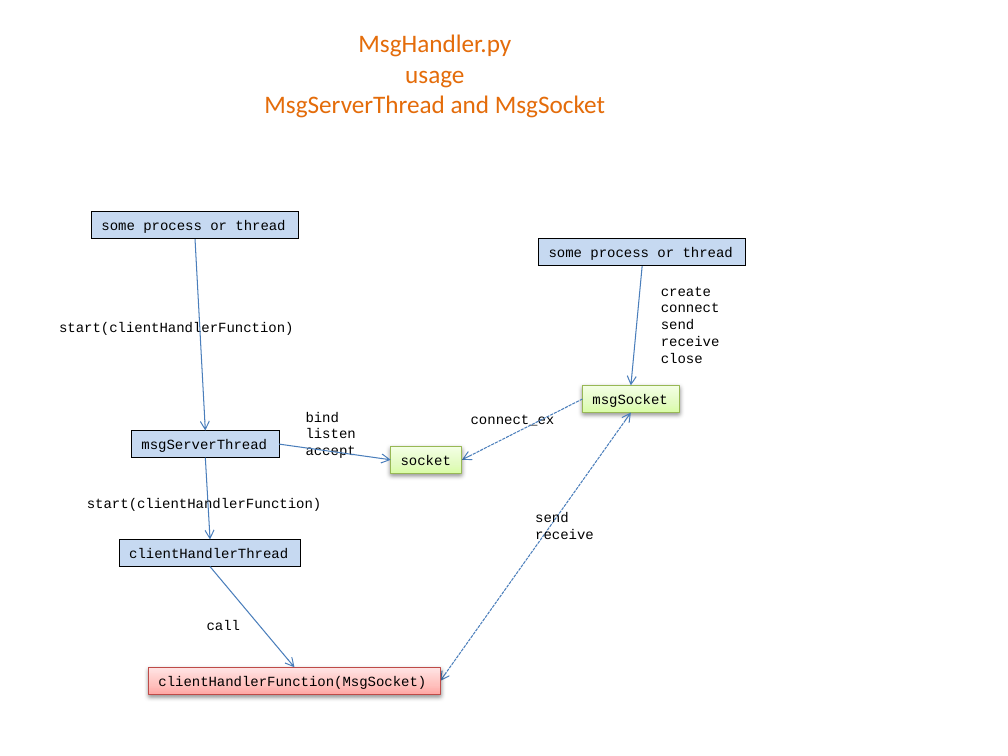
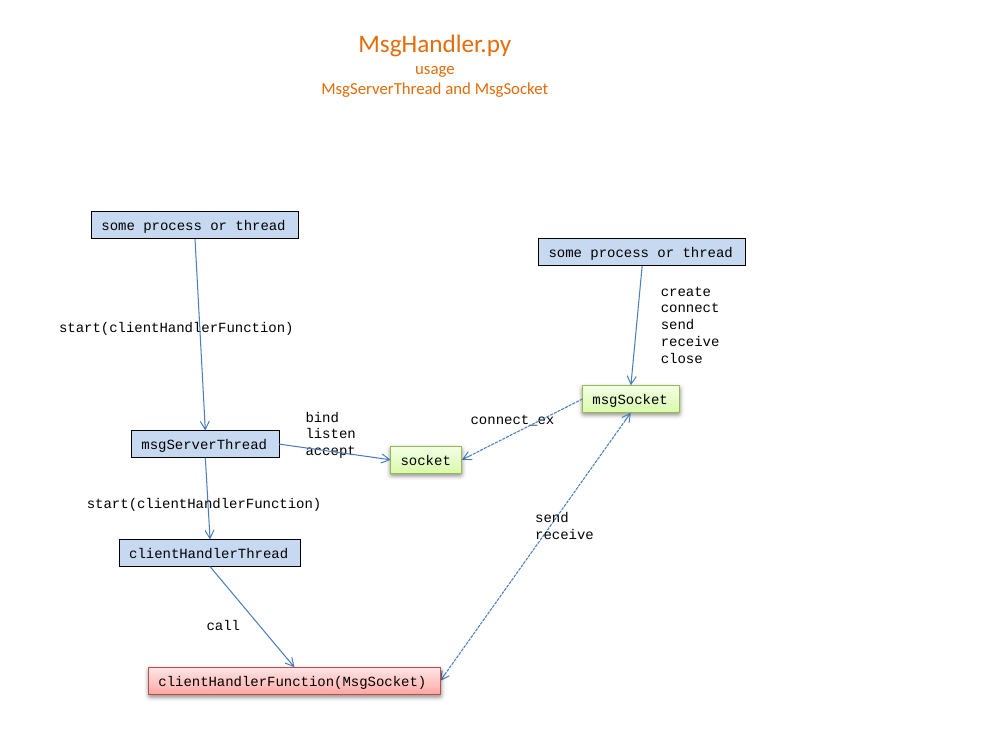
Before and after one commit to mlozborne/motin, a slide deck: slide 8 of Scripting/ScriptingDocumenation/DesignDiagrams.pptx. Drawn at 1008x756 pixels with LibreOffice and Linux fonts; fonts in the diff are those of the drawing. Boxes give left, top, right and bottom in pixels: in the first picture for what was removed or moved away, otherwise in the second. Text is boxed around its words. In the diff, an @@ line names an element or a change of style, - is before the commit and + after.

```diff
--- a/Scripting/ScriptingDocumenation/DesignDiagrams.pptx
+++ b/Scripting/ScriptingDocumenation/DesignDiagrams.pptx
@@ text "MsgHandler.py": place and size @@
-text "MsgHandler.py" at bbox=[264, 34, 605, 118]
+text "MsgHandler.py" at bbox=[321, 34, 548, 97]
@@ text at bbox=[321, 66, 548, 97]: size 18 to 12 pt in "usage", "MsgServerThread and MsgSocket" @@
```
Also in this commit, not shown: 5 other slides changed, 2 slides removed, 1 other file.
